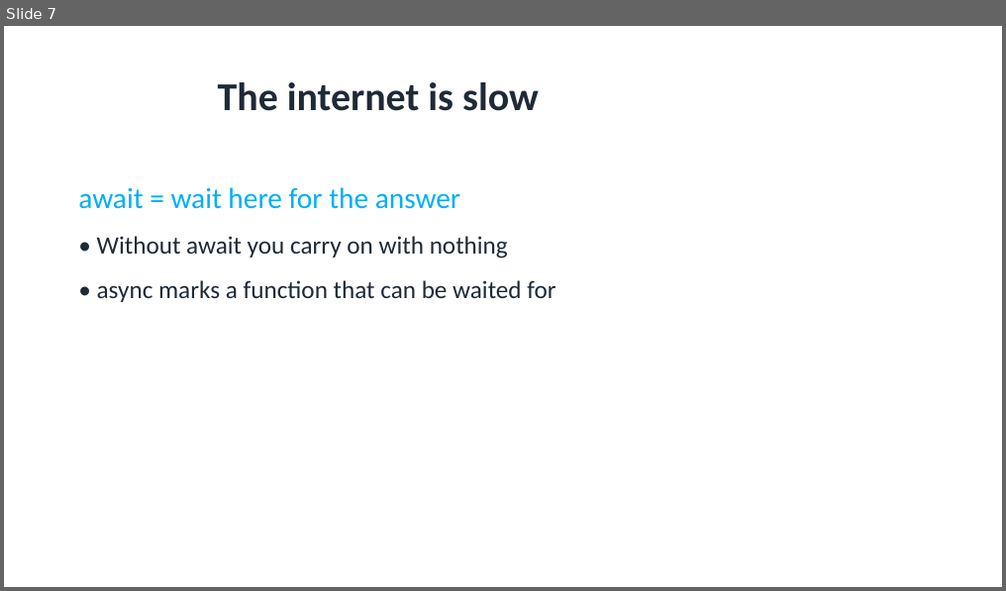
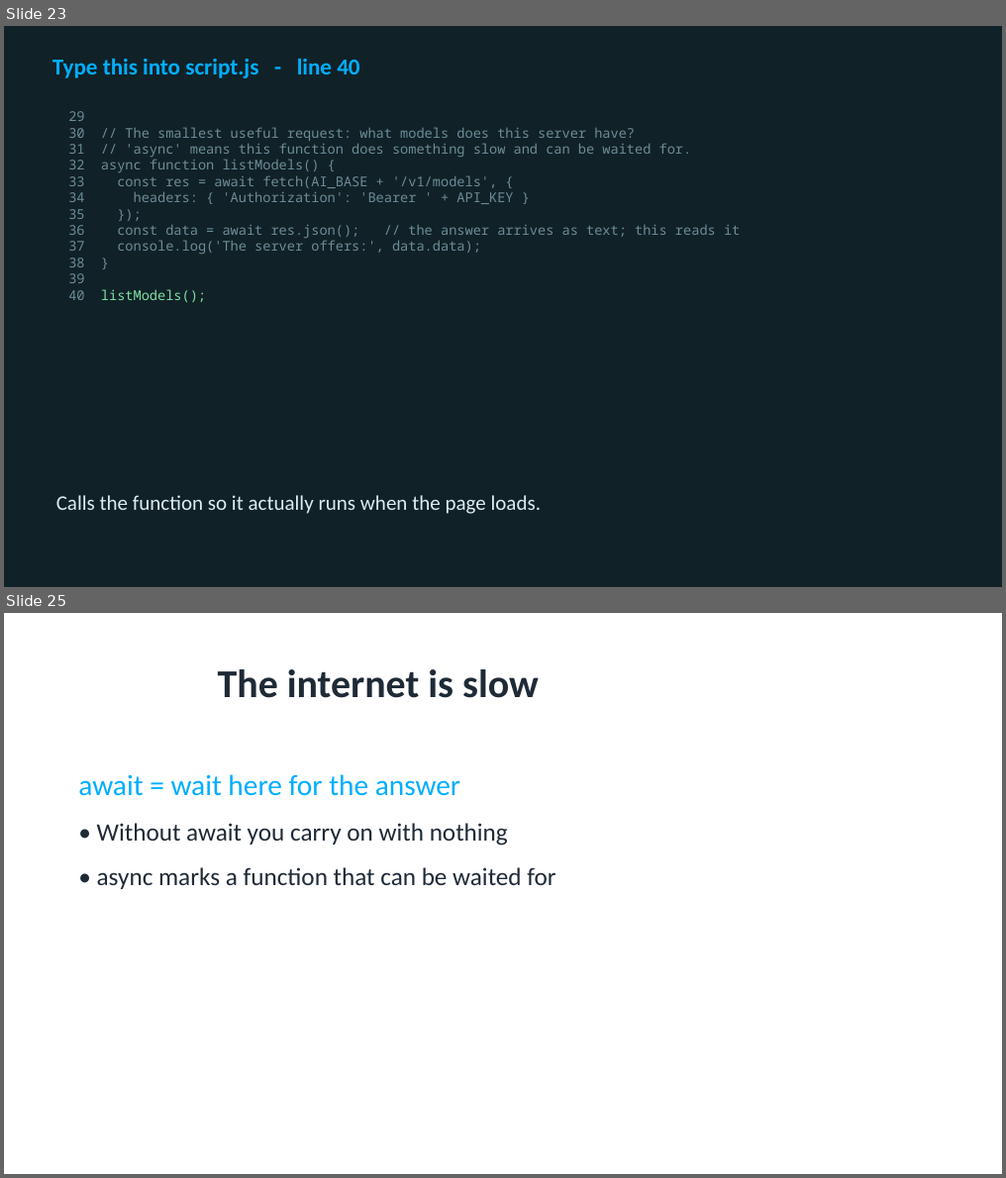
Before and after one commit to utgapps/utgapps.github.io, a slide deck: ai101/slides/week-03.pptx. Shown one above the other, each under a label of ours: slide 7 before the commit, slides 23 and 25 after it; the slides between them are not shown. The pictures are 1006x591 and 1006x1178 pixels, drawn with LibreOffice and Linux fonts; fonts in the diff are those of the drawing. Boxes give left, top, right and bottom in pixels: in the first picture for what was removed or moved away, otherwise in the second. Text is boxed around its words. In the diff, an @@ line names an element or a change of style, - is before the commit and + after.

```diff
--- a/ai101/slides/week-03.pptx
+++ b/ai101/slides/week-03.pptx
@@ slide 23 added at [4,26,1002,587], background #102127 @@
@@ text added at [53,58,359,78], 22 pt, text #01AEFD, bold @@
+Type this into script.js - line 40
@@ text added at [68,111,740,302], 13 pt, text #6D8C97 @@
+29
+30 // The smallest useful request: what models does this server have?
+31 // 'async' means this function does something slow and can be waited for.
+32 async function listModels() {
+33 const res = await fetch(AI_BASE + '/v1/models', {
+34 headers: { 'Authorization': 'Bearer ' + API_KEY }
+35 });
+36 const data = await res.json(); // the answer arrives as text; this reads it
+37 console.log('The server offers:', data.data);
+38 }
+39
+40 listModels();
@@ text added at [56,495,542,514], 20 pt, text #DCECEF @@
+Calls the function so it actually runs when the page loads.
@@ what was slide 7 is now slide 25 @@
```
Also in this commit, not shown: 2 slides changed, 17 other slides added, 17 other files.
